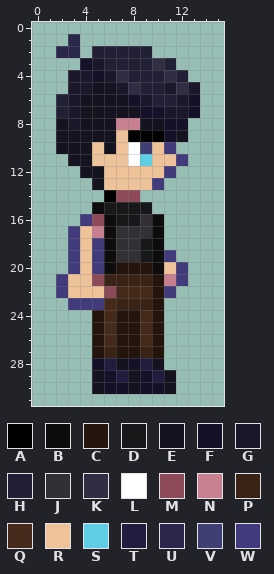
Edited in one commit: pixel-art sprite (sprites/main_character/idle_right/idle_right_2.png). The first picture shows the starting point.
The file is 48x96 pixels, drawn in blocks of 3x3; one block is one cell here. Colours within 5 levels of each other are drawn and written as one.
Palette (. is transparent): A #000000  B #0e0c0c  C #23140c  D #171819  E #15131f  F #151128  G #1b182c  H #222034  J #322f35  K #302e42  L #ffffff  M #8d4a58  N #c6808f  P #392316  Q #452a1b  R #eec39a  S #5fcde4  T #201d3e  U #2b274b  V #3f3f74  W #413a7b
Pixels before, first column x 2:
 1 .U..........
 2 UU.HHHHH....
 3 ..FGHHHHKH..
 4 .GGFGKHHHKH.
 5 .GGEEGKHHGKG
 6 HGEEEEFGHHGF
 7 HGEEEEEFFGGF
 8 EGEEENNEEFF.
 9 EEEEERAAAFE.
10 EEERERLVRW..
11 .EERRRLSRRW.
12 ..EERRRRRW..
13 ...ERRRRW...
14 ....AMM.....
15 ...BDDDD....
16 ..WMBDDJB...
17 .WRNBJJJB...
18 .WRWBJJDB...
19 .WRWBJJDBW..
20 .WRWBCCCBRW.
21 WRRMPPPPCNW.
22 WRRRMQQQCW..
23 .WWWQPPPC...
24 ...CQCCQC...
25 ...CQCCQC...
26 ...CQCCQC...
27 ...CPCCPC...
28 ...FTEFTE...
29 ...EFTEFTE..
30 ...EFFEFFE..
Once edited:
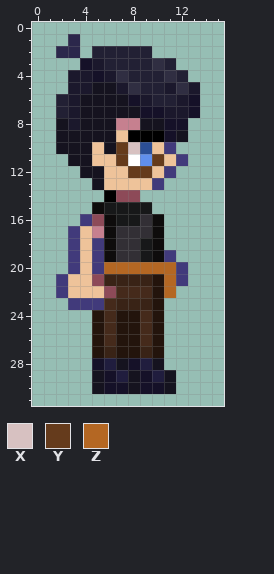
Colours new in this view: X #d7c1c1  Y #653b1c  Z #b46723
The exact change:
Colour S changes from #5fcde4 to #608fed.
Colour V changes from #3f3f74 to #2b4e95.
Colour X replaces colour L in row 10 at x 8.
Colour Y replaces colour R in row 10 at x 7; in row 11 at x 7 and 10; in row 12 at x 8 to 9.
Colour Z replaces colour B in row 20 at x 6 and 10.
Colour Z replaces colour C in row 20 at x 7 to 9.
Colour Z replaces colour N in row 21 at x 11.
Colour Z replaces colour R in row 20 at x 11.
Colour Z replaces colour W in row 22 at x 11.
